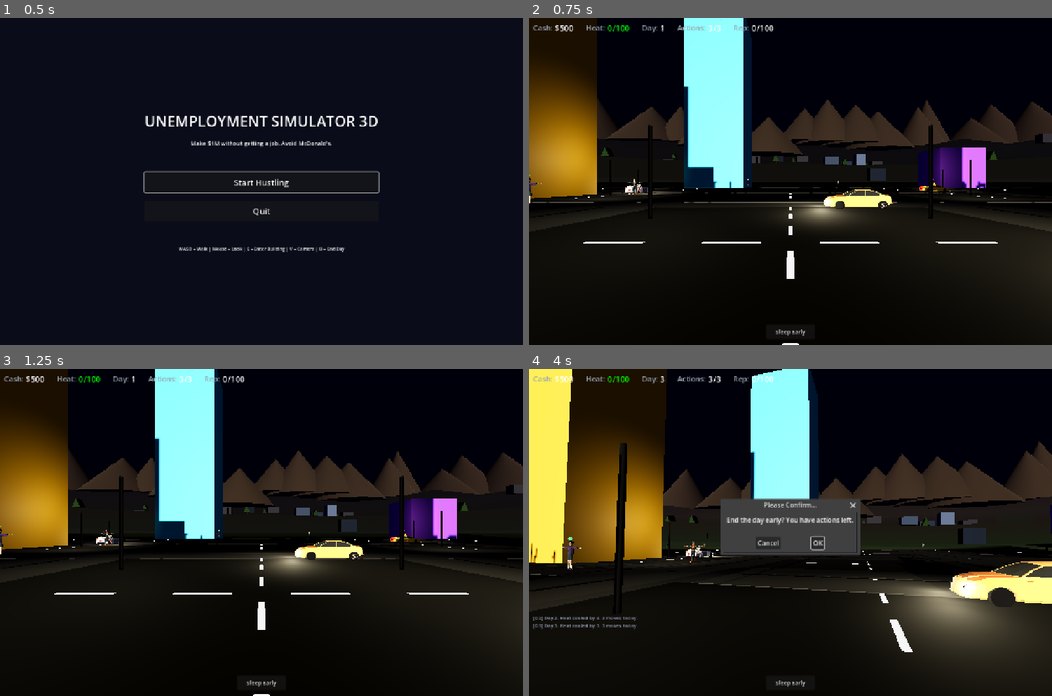
Above: before the commit, frames 1-4 (two rows, left to right).
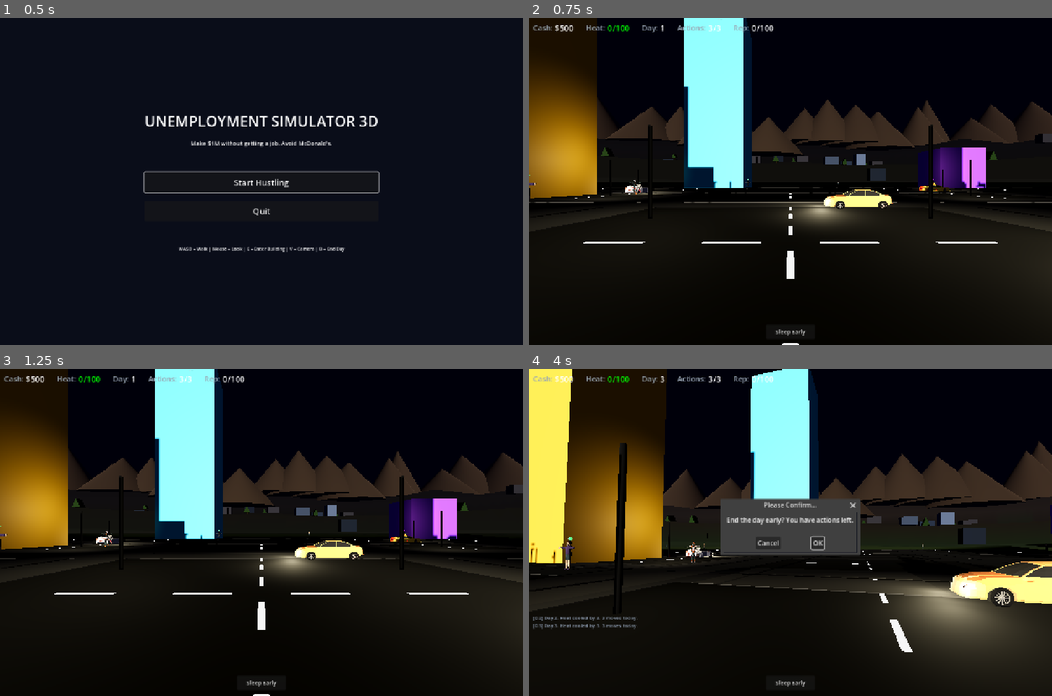
Above: after the commit, the same moments.

Repository: buttergolemcode/unemploymentsimulator
Game: Godot game, scene res://scenes/MainMenu.tscn
The game is run twice, just before and just after one commit, with the same random seed, the same clock (stepped at 60 frames per second) and the same inputs.
Inputs (mouse positions are in pixels of both pictures, inside the frame that each line leads up to):
- Up to frame 1 (0.5 s): no input
- Up to frame 2 (0.75 s): click "Start Hustling" at 0.5 s
- Up to frame 3 (1.25 s): no input
- Up to frame 4 (4 s): click "Sleep Early" at 1.25 s; click "OK" at 2 s; tap Enter at 2.75 s; move the mouse to (816, 532) at 2.77 s; hold W from 2.78 s (still down); tap V at 2.85 s; click (816, 532) at 2.92 s; tap Space at 3.02, 3.77 s; move the mouse to (764, 532) at 3.52 s; tap E at 3.6 s

Frame 1 is identical in both runs. In frame 2, 0.1% of the frame differs, in the area x 0-87%, y 48-59%; in frame 3, less than 0.1%; in frame 4, 0.3%, in the area x 0-93%, y 52-73%.

Commit message:
Fix: glitching car wheels + NPCs in T-pose walking backwards
Bug 1: Front wheels glitched into car body
- Root cause: Quaternius car FBX models have wheel nodes with baked
  orientations (cylinders pre-rotated for visual alignment). Our
  rotate_x(spin_rate * delta) and rotation.y = lerp(...) calls
  conflicted with these baked orientations, causing wheels to rotate
  around wrong axes and clip into the body.
- Fix: Added _use_box_mesh flag (default false). Wheel animation
  (spin + steering) is now ONLY applied when using box-mesh fallback.
  Real FBX car models skip wheel animation entirely until proper
  pivot-node setup is implemented.

Bug 2: NPCs in T-pose + walking backwards + bouncing weirdly
- T-pose: Quaternius Modular Characters pack contains ONLY mesh + rig,
  no animations. T-pose is expected. Real walk animations would need
  Universal Animation Library (not downloadable automatically).
  For now: procedural walk bob + forward lean.
- Walking backwards: Root cause was 'instance.rotation.y = PI' in
  NPC.gd and PlayerController.gd. Quaternius characters face -Z by
  default (forward in Godot), so adding PI rotated them 180° to face
  +Z (backward). Removed the PI rotation in both files.
- Bouncing weirdly: Reduced walk bob amplitude from 0.06 to 0.03
  (subtler, less cartoony). Forward lean preserved.

Result:
- Cars: wheels stay in correct position (no animation for now)
- NPCs: face forward when walking, subtle bob animation
- Player: faces forward in third-person view

Diff:
--- a/godot/scripts/NPC.gd
+++ b/godot/scripts/NPC.gd
@@ -44,7 +44,9 @@
 		# Quaternius characters are roughly 1.8m tall, scale to match our collision
 		instance.scale = Vector3(1.0, 1.0, 1.0)
 		# Rotate to face forward (FBX may have different default orientation)
-		instance.rotation.y = PI  # face -Z (forward in our world)
+		# Note: Quaternius characters face -Z by default (forward in Godot),
+		# so no rotation needed. If a model faces +Z, add PI here.
+		# instance.rotation.y = PI  # uncomment if model faces wrong way
 		mesh.add_child(instance)
 		# Add merchant badge if applicable
 		if is_merchant:
@@ -158,7 +160,7 @@
 		rotation.y = facing
 		walk_phase += delta * 8
 		# Walk bob animation (procedural — will be replaced with real anim later)
-		mesh.position.y = abs(sin(walk_phase)) * 0.06
+		mesh.position.y = abs(sin(walk_phase)) * 0.03  # subtle bob (was 0.06)
 		# Subtle forward lean when walking
 		mesh.rotation.x = lerp(mesh.rotation.x, 0.08, delta * 5.0)
 		move_and_slide()
--- a/godot/scripts/PlayerController.gd
+++ b/godot/scripts/PlayerController.gd
@@ -200,7 +200,8 @@
         if packed_scene != null:
                 var instance = packed_scene.instantiate()
                 instance.scale = Vector3(1.0, 1.0, 1.0)
-                instance.rotation.y = PI  # face -Z (forward)
+                # Quaternius characters face -Z by default, no rotation needed
+                # instance.rotation.y = PI  # uncomment if model faces wrong way
                 mesh_node.add_child(instance)
                 return
 
--- a/godot/scripts/Vehicle.gd
+++ b/godot/scripts/Vehicle.gd
@@ -24,6 +24,10 @@
 var _rear_wheels: Array = []
 # Last steering input for body-roll animation
 var _last_steer: float = 0.0
+# True when using box-mesh fallback (FBX wheel animation is unreliable
+# because the wheel nodes have baked orientations that conflict with our
+# rotate_x / rotation.y assignments)
+var _use_box_mesh: bool = false
 
 func _ready():
 	add_to_group("vehicle")
@@ -172,6 +176,7 @@
 	# because CarMesh is rotated 180° via rotation.y = yaw + PI)
 	_front_wheels = [_wheel_nodes[0], _wheel_nodes[1]]
 	_rear_wheels = [_wheel_nodes[2], _wheel_nodes[3]]
+	_use_box_mesh = true  # enable wheel animation in _animate_wheels_and_body
 
 	_add_lights()
 
@@ -277,32 +282,31 @@
 
 func _animate_wheels_and_body(delta: float, current_steer: float):
 	var abs_speed = abs(speed)  # used by both front-wheel + body-roll sections
-	# Wheel spin: rotate around local X axis based on speed
-	# (wheels are typically rotated so their spin axis is X in local space)
-	var spin_rate = speed * 3.0  # rad/s, tuned for visual feel
-	for wheel in _wheel_nodes:
-		# Wheel local rotation: rotate around X
-		# Use rotate_x for accumulated rotation (don't set rotation.x directly
-		# because the wheel may have a base rotation for orientation)
-		wheel.rotate_x(spin_rate * delta)
-
-	# Front wheel steering: turn front wheels left/right based on steer input.
-	# Realistic max steering angle ~30 degrees at full lock (low speed),
-	# reduced at high speed for stability (matches steering authority bell curve).
-	var steer_visual_factor: float
-	if abs_speed < 1.0:
-		steer_visual_factor = 1.0  # full lock allowed at standstill for visual
-	elif abs_speed < 5.0:
-		steer_visual_factor = 1.0  # still full lock at low speed
-	else:
-		# Reduce visible steering angle at higher speeds
-		steer_visual_factor = clamp(1.0 - (abs_speed - 5.0) / 17.0, 0.3, 1.0)
-	# Target Y rotation: steer (left=-1, right=+1) * max_angle (in radians)
-	# 0.5 rad = ~28 degrees, matches real car full lock
-	var target_steer_angle = current_steer * 0.5 * steer_visual_factor
-	for wheel in _front_wheels:
-		# Smoothly interpolate to target steering angle (lerp for natural feel)
-		wheel.rotation.y = lerp(wheel.rotation.y, target_steer_angle, delta * 8.0)
+	# Wheel spin + steering: ONLY animate for box-mesh fallback.
+	# For real FBX car models, the wheel nodes have baked orientations
+	# (e.g. cylinders rotated for visual alignment). Adding rotate_x or
+	# setting rotation.y breaks the orientation and the wheels glitch
+	# into the car body. We skip animation until proper pivot-node setup
+	# is implemented.
+	if _use_box_mesh:
+		# Wheel spin: rotate around local X axis based on speed
+		var spin_rate = speed * 3.0  # rad/s, tuned for visual feel
+		for wheel in _wheel_nodes:
+			wheel.rotate_x(spin_rate * delta)
+
+		# Front wheel steering: turn front wheels left/right based on steer input.
+		# Realistic max steering angle ~30 degrees at full lock (low speed),
+		# reduced at high speed for stability.
+		var steer_visual_factor: float
+		if abs_speed < 1.0:
+			steer_visual_factor = 1.0
+		elif abs_speed < 5.0:
+			steer_visual_factor = 1.0
+		else:
+			steer_visual_factor = clamp(1.0 - (abs_speed - 5.0) / 17.0, 0.3, 1.0)
+		var target_steer_angle = current_steer * 0.5 * steer_visual_factor
+		for wheel in _front_wheels:
+			wheel.rotation.y = lerp(wheel.rotation.y, target_steer_angle, delta * 8.0)
 
 	# Body roll: lean into turns based on steer input and speed
 	# More speed + more steer = more roll. Cap at small angle for subtlety.
Not shown, added: scripts/patch_chars.py
Not shown, added: scripts/patch_vehicle_wheels.py
Not shown, added: upload/pasted_image_1782470221309.png
Not shown, added: upload/pasted_image_1782470349214.png
